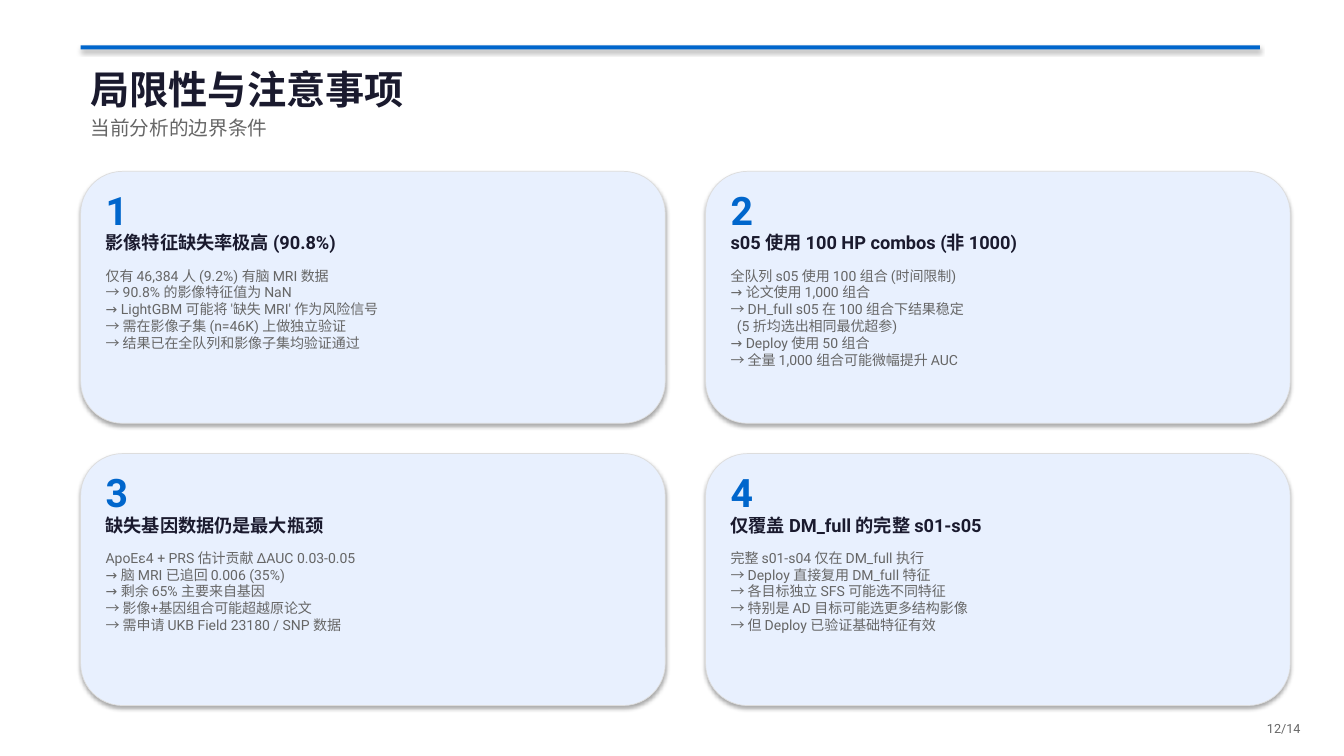
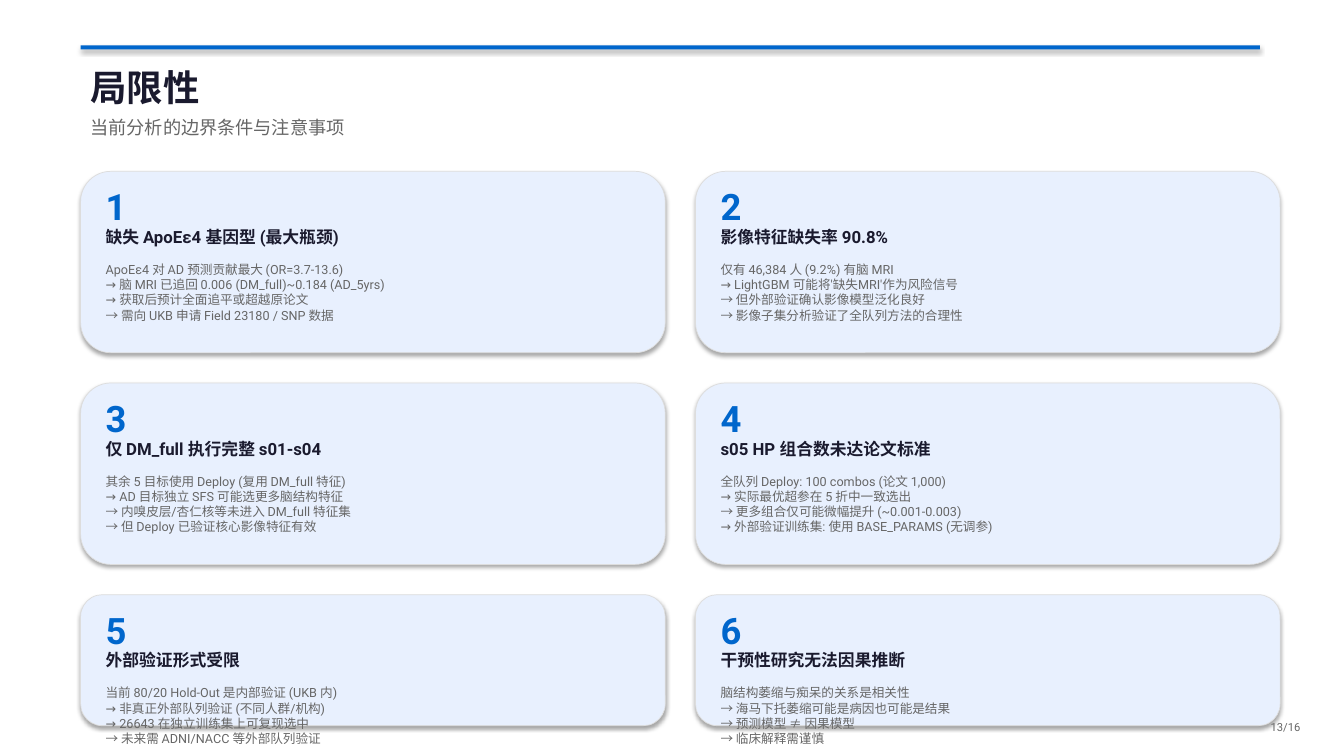
Before and after one commit to guxiao0592-byte/UKB, a slide deck: slide 13 of UKB-DRP_脑MRI影像分析报告.pptx (slide 12 before the commit). Drawn at 1344x756 pixels with LibreOffice and Linux fonts; fonts in the diff are those of the drawing. Boxes give left, top, right and bottom in pixels: in the first picture for what was removed or moved away, otherwise in the second. Text is boxed around its words. In the diff, an @@ line names an element or a change of style, - is before the commit and + after.

```diff
--- a/UKB-DRP_脑MRI影像分析报告.pptx
+++ b/UKB-DRP_脑MRI影像分析报告.pptx
@@ text at <box>91,70,200,105</box>: text changed; size 28 to 26 pt @@
-局限性与注意事项
+局限性
@@ text at <box>91,118,345,136</box>: text changed; size 14 to 13 pt @@
-当前分析的边界条件
+当前分析的边界条件与注意事项
@@ rounded rectangle: place and size @@
-rounded rectangle at <box>81,171,665,423</box>
+rounded rectangle at <box>81,171,665,353</box>
@@ rounded rectangle: place and size @@
-rounded rectangle at <box>706,171,1291,423</box>
+rounded rectangle at <box>696,171,1280,353</box>
@@ text "2": place and size @@
-text "2" at <box>731,196,753,225</box>
+text "2" at <box>721,193,742,230</box>
@@ text at <box>106,228,339,247</box>: text changed; size 13 to 12 pt @@
-影像特征缺失率极高 (90.8%)
+缺失 ApoEε4 基因型 (最大瓶颈)
@@ text at <box>721,229,888,245</box>: text changed; size 13 to 12 pt @@
-s05 使用 100 HP combos (非 1000)
+影像特征缺失率 90.8%
@@ text at <box>106,263,385,321</box>: text changed; size 10 to 9 pt @@
-仅有 46,384 人 (9.2%) 有脑 MRI 数据
-→ 90.8% 的影像特征值为 NaN
-→ LightGBM 可能将 '缺失 MRI' 作为风险信号
-→ 需在影像子集 (n=46K) 上做独立验证
-→ 结果已在全队列和影像子集均验证通过
+ApoEε4 对 AD 预测贡献最大 (OR=3.7-13.6)
+→ 脑 MRI 已追回 0.006 (DM_full)~0.184 (AD_5yrs)
+→ 获取后预计全面追平或超越原论文
+→ 需向 UKB 申请 Field 23180 / SNP 数据
@@ text at <box>721,263,963,321</box>: text changed; size 10 to 9 pt @@
-全队列 s05 使用 100 组合 (时间限制)
-→ 论文使用 1,000 组合
-→ DH_full s05 在 100 组合下结果稳定
-(5 折均选出相同最优超参)
-→ Deploy 使用 50 组合
-→ 全量 1,000 组合可能微幅提升 AUC
+仅有 46,384 人 (9.2%) 有脑 MRI
+→ LightGBM 可能将'缺失MRI'作为风险信号
+→ 但外部验证确认影像模型泛化良好
+→ 影像子集分析验证了全队列方法的合理性
@@ rounded rectangle: place and size @@
-rounded rectangle at <box>81,454,665,706</box>
+rounded rectangle at <box>81,383,665,565</box>
@@ rounded rectangle: place and size @@
-rounded rectangle at <box>706,454,1291,706</box>
+rounded rectangle at <box>696,383,1280,565</box>
@@ text "3": place and size @@
-text "3" at <box>106,478,128,518</box>
+text "3" at <box>106,405,127,433</box>
@@ size 28 to 26 pt in 4 elements at <box>106,194,127,230</box>, <box>721,193,742,230</box>, <box>106,405,127,433</box>, <box>721,406,742,432</box> @@
@@ text "4": place and size @@
-text "4" at <box>731,479,753,518</box>
+text "4" at <box>721,406,742,432</box>
@@ text at <box>106,440,321,457</box>: text changed; size 13 to 12 pt @@
-缺失基因数据仍是最大瓶颈
+仅 DM_full 执行完整 s01-s04
@@ text at <box>721,440,931,457</box>: text changed; size 13 to 12 pt @@
-仅覆盖 DM_full 的完整 s01-s05
+s05 HP 组合数未达论文标准
@@ text at <box>106,475,351,534</box>: text changed; size 10 to 9 pt @@
-ApoEε4 + PRS 估计贡献 ΔAUC 0.03-0.05
-→ 脑 MRI 已追回 0.006 (35%)
-→ 剩余 65% 主要来自基因
-→ 影像+基因组合可能超越原论文
-→ 需申请 UKB Field 23180 / SNP 数据
+其余 5 目标使用 Deploy (复用 DM_full 特征)
+→ AD 目标独立 SFS 可能选更多脑结构特征
+→ 内嗅皮层/杏仁核等未进入 DM_full 特征集
+→ 但 Deploy 已验证核心影像特征有效
@@ text at <box>721,475,992,534</box>: text changed; size 10 to 9 pt @@
-完整 s01-s04 仅在 DM_full 执行
-→ Deploy 直接复用 DM_full 特征
-→ 各目标独立 SFS 可能选不同特征
-→ 特别是 AD 目标可能选更多结构影像
-→ 但 Deploy 已验证基础特征有效
+全队列 Deploy: 100 combos (论文 1,000)
+→ 实际最优超参在 5 折中一致选出
+→ 更多组合仅可能微幅提升 (~0.001-0.003)
+→ 外部验证训练集: 使用 BASE_PARAMS (无调参)
@@ rounded rectangle added at <box>81,595,665,726</box>, fill #E8F0FE, outline #DDDDDD 0.5 pt @@
@@ rounded rectangle added at <box>696,595,1280,726</box>, fill #E8F0FE, outline #DDDDDD 0.5 pt @@
@@ text added at <box>106,618,127,653</box>, 26 pt, text #0066CC, bold @@
+5
@@ text added at <box>721,618,742,653</box>, 26 pt, text #0066CC, bold @@
+6
@@ text added at <box>106,651,240,668</box>, 12 pt, text #1A1A2E, bold @@
+外部验证形式受限
@@ text added at <box>721,651,906,668</box>, 12 pt, text #1A1A2E, bold @@
+干预性研究无法因果推断
@@ text added at <box>106,686,337,744</box>, 9 pt, text #666666 @@
+当前 80/20 Hold-Out 是内部验证 (UKB 内)
+→ 非真正外部队列验证 (不同人群/机构)
+→ 26643 在独立训练集上可复现选中
+→ 未来需 ADNI/NACC 等外部队列验证
@@ text added at <box>721,686,950,744</box>, 9 pt, text #666666 @@
+脑结构萎缩与痴呆的关系是相关性
+→ 海马下托萎缩可能是病因也可能是结果
+→ 预测模型 ≠ 因果模型
+→ 临床解释需谨慎
@@ text removed at <box>1267,724,1301,734</box> @@
-12/14
@@ text added at <box>1271,721,1301,732</box>, 8 pt, text #666666 @@
+13/16
```
Also in this commit, not shown: 10 other slides changed, 5 slides added, 3 slides removed, 1 other file.
